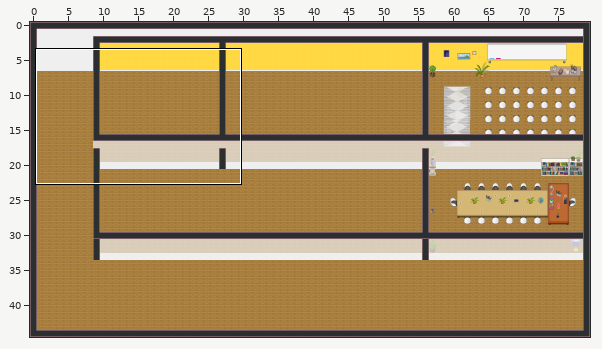
Level history. Tiled map (JSON): a.tmj. The first picture is a wide view before the edit; the outline marks the close-up.
Close-up. Old version:
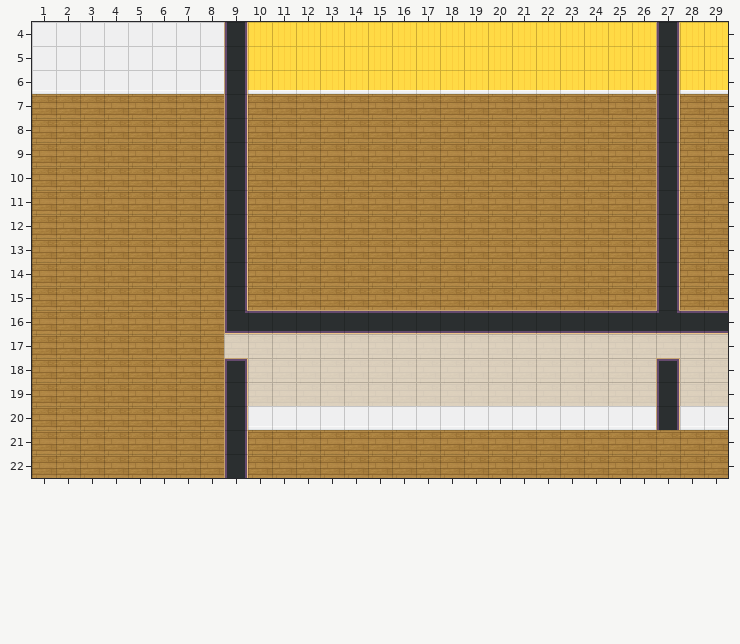
Cells are 32x32 px. Shown: x 1..29, y 4..22. The commit also changed other parts of the map, which this record leaves out.
After:
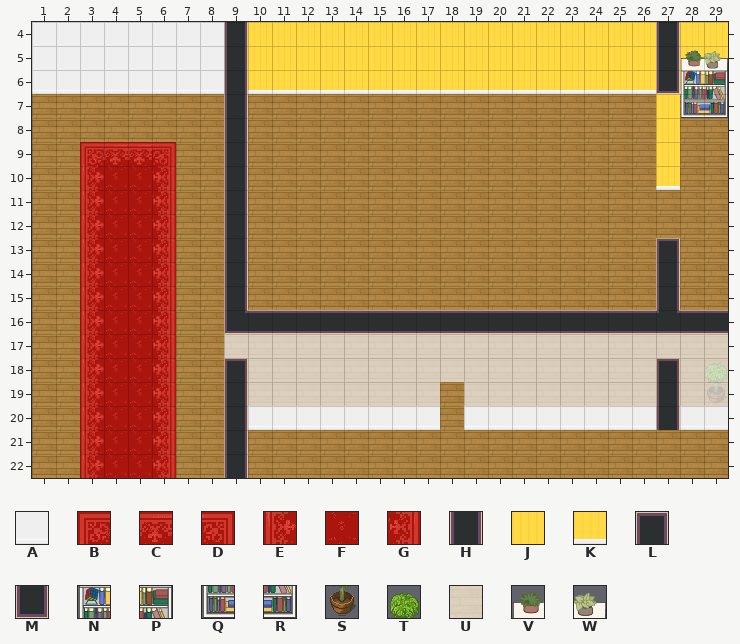
Key: from "Chunk 1": A 4, B 5, C 6, D 7, E 12, F 13, G 14, H 28, J 31, K 33, L 35, M 67, N 107, P 108, Q 113, R 114, S 116, T 145, U 157, V 163, W 164.
_ is an empty cell.
See-through tiles are keyed as they look on the map.
Diff:
Layer "Ground/up up ground":
y 20: x 18 A -> _
Layer "Ground/carpet":
y 9: x 3..6 ____ -> BCCD
y 10..22: x 3..6 ____ -> EFFG
Layer "Wall/wall":
y 6: x 27 H -> M
y 7..9: x 27 H -> J
y 10: x 27 H -> K
y 11..13: x 27 H -> _
Layer "Furniture/office":
y 5: x 28..29 __ -> VW
y 6: x 28..29 __ -> NP
y 7: x 28..29 __ -> QR
Layer "Furniture/plants":
y 19: x 29 _ -> S
Layer "above":
y 13: x 27 _ -> L
y 18: x 29 _ -> T
Layer "above #2":
y 19: x 18 U -> _
